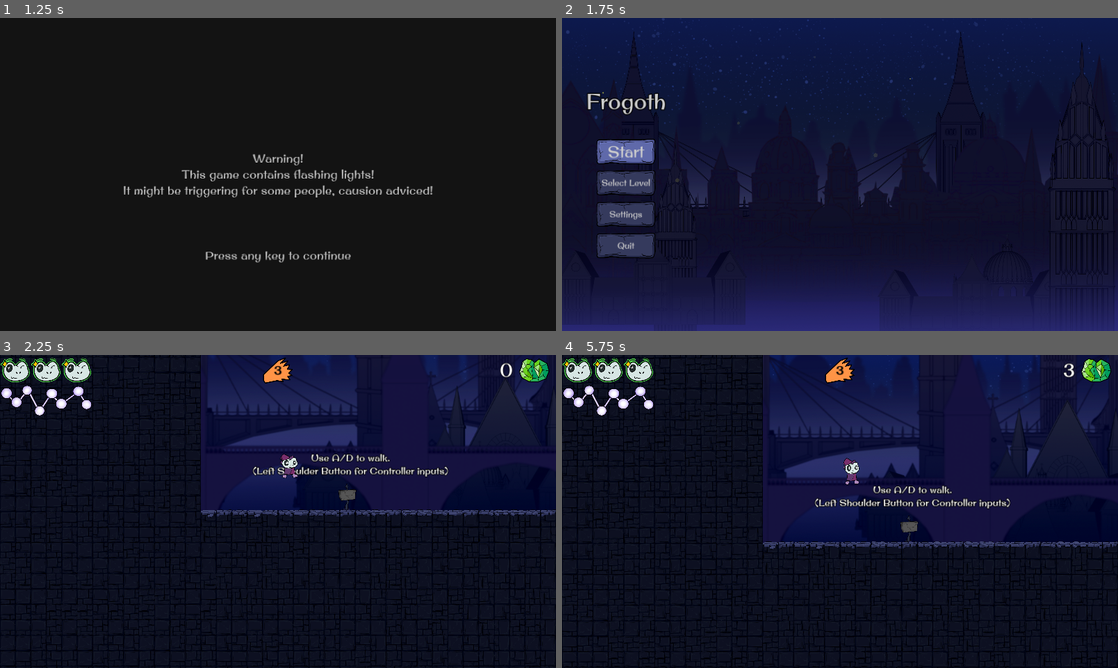
Above: before the commit, frames 1-4 (two rows, left to right).
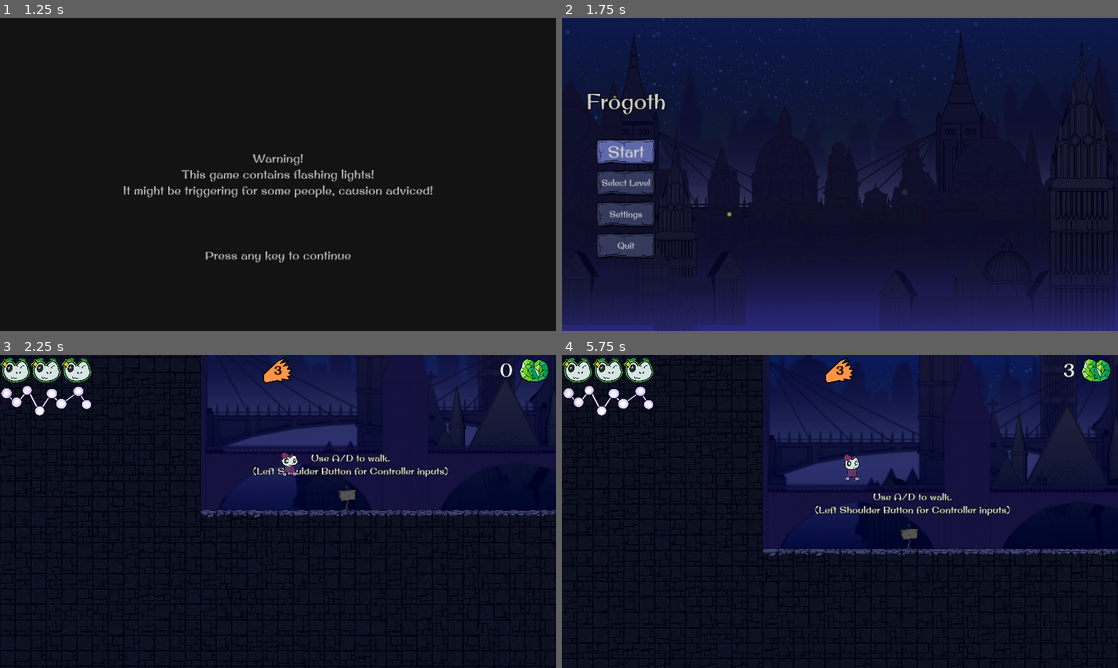
Above: after the commit, the same moments.

Repository: DerBrotDoktor/Frogoth
Game: Godot game, scene res://scenes/main/main.tscn
Two runs of this game, one before a commit and one after it. Both use one fixed random seed, a clock stepped at 60 frames per second and the inputs below.
Inputs:
- Up to frame 1 (1.25 s): tap Enter at 0.5 s; hold D (right) from 0.53 s (still down); hold Space (jump) from 0.53 s (still down)
- Up to frame 2 (1.75 s): keep holding D (right); tap Enter at 1.25 s; release Space (jump) at 1.28 s; tap Shift (dash) at 1.35 s; tap Space (jump) at 1.52, 1.55 s
- Up to frame 3 (2.25 s): tap Space (jump) at 1.82 s; release D (right) at 2.03 s; hold W (up) from 2.03 s (still down); hold Space (jump) from 2.03 s (still down); tap F (discrad_shape) at 2.1 s
- Up to frame 4 (5.75 s): keep holding W (up); release Space (jump) at 2.78 s; tap Space (jump) at 2.85, 3.02, 3.32, 4.52, 4.55, 4.82 s; hold Space (jump) 3.53-4.28 s; tap Shift (dash) at 3.6 s; tap F (discrad_shape) at 4.35 s; hold Space (jump) from 5.03 s (still down)

Frame 1 is identical in both runs. In frame 2, less than 0.1% of the frame differs, in the area x 7-97%, y 19-64%; in frame 3, 1.1%; in frame 4, 7.9%, in the area x 0-100%, y 0-100%.

Commit message:
Changed: Player balancing Fixed: main menu VFX

Diff:
--- a/scenes/player/player.tscn
+++ b/scenes/player/player.tscn
@@ -841,8 +841,8 @@
 collision_layer = 9
 collision_mask = 9
 script = ExtResource("1_il0n1")
-normal_speed = 680.0
-jump_velocity = -1100.0
+normal_speed = 780.0
+jump_velocity = -1200.0
 acceleration = 94.0
 deceleration = 0.19
 dash_speed = 3000
--- a/scenes/vfx/dust_menu_vfx.tscn
+++ b/scenes/vfx/dust_menu_vfx.tscn
@@ -35,7 +35,7 @@
 lifetime_randomness = 0.05
 particle_flag_disable_z = true
 emission_shape = 3
-emission_box_extents = Vector3(1400, 800, 1)
+emission_box_extents = Vector3(3000, 2500, 1)
 angle_max = 180.0
 inherit_velocity_ratio = 1.0
 spread = 77.0
@@ -56,20 +56,19 @@
 radial_accel_max = 72.6
 tangential_accel_min = 5.93
 tangential_accel_max = 100.0
-scale_max = 2.0
+scale_min = 2.0
+scale_max = 4.0
 scale_curve = SubResource("CurveTexture_ypx2j")
 color_ramp = SubResource("GradientTexture1D_kengx")
 anim_speed_max = 1.0
 anim_speed_curve = SubResource("CurveTexture_fvipj")
 anim_offset_max = 1.0
 
-[node name="DustMenuVFX" type="Node2D"]
-
-[node name="GPUParticles2D" type="GPUParticles2D" parent="."]
+[node name="DustMenuVFX" type="GPUParticles2D"]
 self_modulate = Color(2, 2, 2, 1)
 material = SubResource("CanvasItemMaterial_ioudh")
-position = Vector2(1660, 1031)
-amount = 30
+position = Vector2(3264, 1943)
+amount = 40
 process_material = SubResource("ParticleProcessMaterial_du2e0")
 texture = ExtResource("1_mo8ei")
 lifetime = 1.3
Not shown: 1 places in scenes/player/player.tscn that only renumber resources
